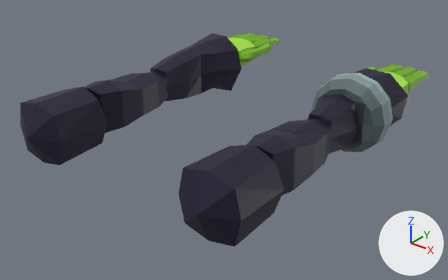
A saved change to the Blender file assets/raw/viewmodel.blend.
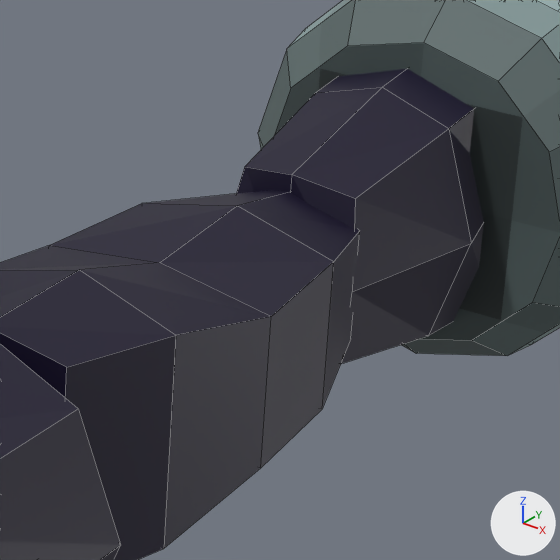
The first picture shows the older version from a camera (50 mm lens) standing at (3.5, -3.94, 2.35) and looking at (-0.04, 0.48, -0.39). The close-ups show both versions on the part from 58% to 83% of the width and 29% to 69% of the height of that picture; other places that the commit changed are outside them. Every picture has the same lights, and +X, +Y and +Z are marked at lower right. The close-ups show mesh edges as thin lines.

Names of what the first close-up shows: 'Arms', 'Cylinder'.
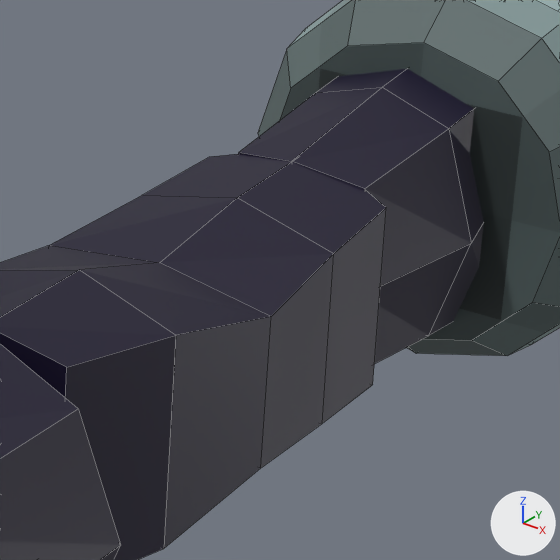
Boxes [x1, y1, x2, y2] around the edits, measured in the close-ups (560 x 560 px; the box of a moved part takes in the faces that stretch with it):
part 1 of me_arms, moved or reshaped: [50, 87, 471, 467] in both

The change, as a diff of the scene's bpy script:
```diff
--- a/assets/raw/viewmodel.blend.py
+++ b/assets/raw/viewmodel.blend.py
@@ me_arms @@
 me_arms.from_pydata(...)  # 284 vertices, 310 faces; spans x 0.62..1.34, y -0.15..3.63, z -0.32..0.34
 # used by ob_arms; location = (0.0, -0.976, -0.076)
+# me_arms part 1: 20 of 284 vertices moved; they spanned x 0.8..1.2, y 1.33..1.58, z -0.17..0.22 and now span x 0.8..1.2, y 1.32..1.59, z -0.21..0.25; mean shift (0.0, 0.0, 0.0); largest move (0.87, 1.53, -0.08) -> (0.82, 1.53, -0.16)
 me_arms.materials.append(mat_tex)
```
